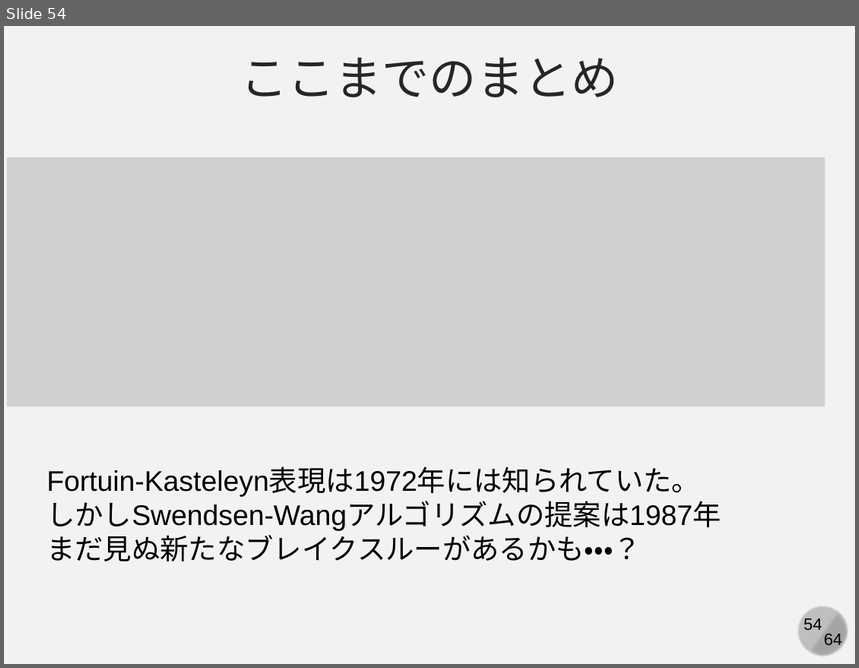
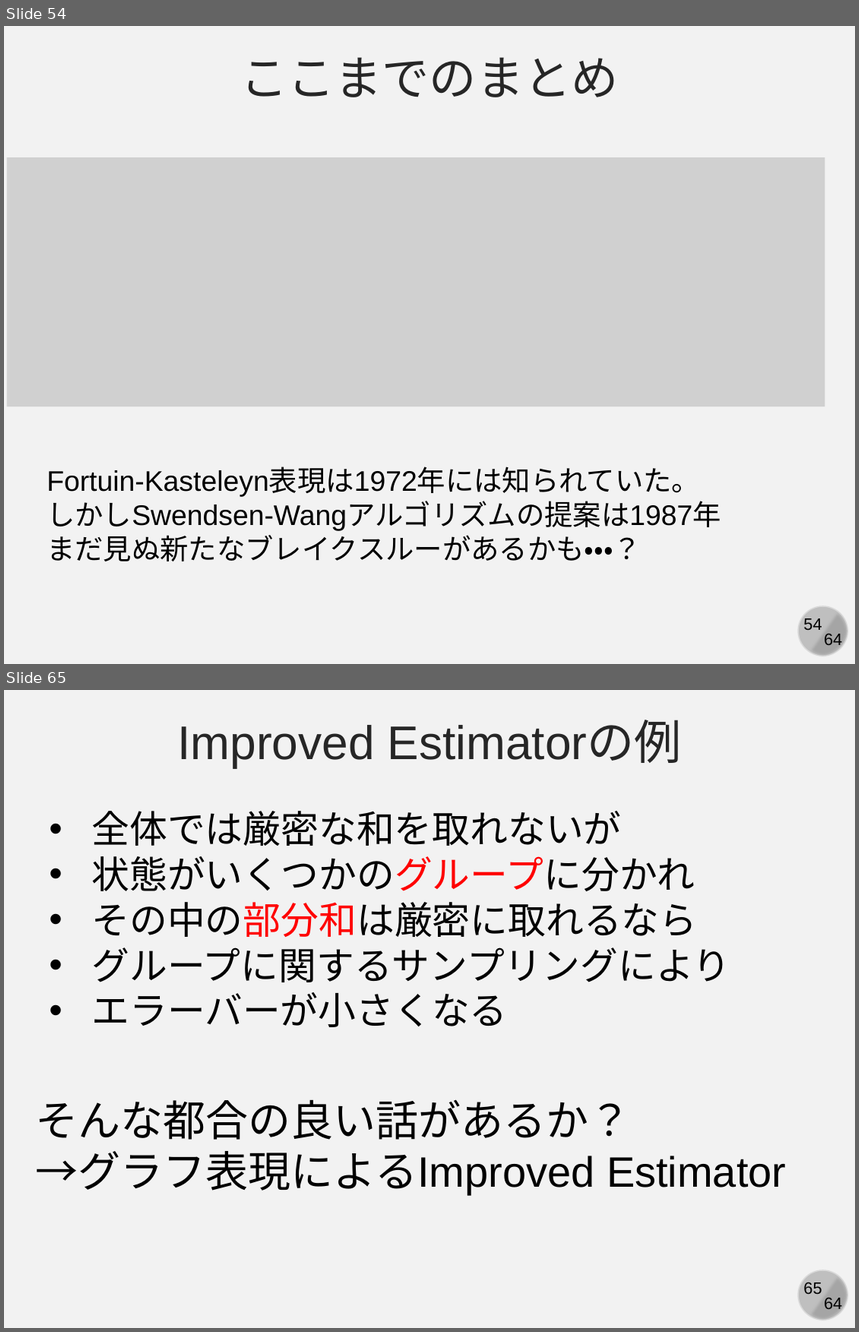
Before and after one commit to kaityo256/simulation_engineering, a slide deck: 04_mc_advanced/simulation04.pptx. Shown one above the other, each under a label of ours: slide 54 before the commit, slides 54 and 65 after it; the slides between them are not shown. The pictures are 859x668 and 859x1332 pixels, drawn with LibreOffice and Linux fonts; fonts in the diff are those of the drawing; grey boxes stand for pictures. Boxes give left, top, right and bottom in pixels: in the first picture for what was removed or moved away, otherwise in the second. Text is boxed around its words. In the diff, an @@ line names an element or a change of style, - is before the commit and + after.

```diff
--- a/04_mc_advanced/simulation04.pptx
+++ b/04_mc_advanced/simulation04.pptx
@@ slide 65 added at <box>4,690,855,1328</box>, background #F2F2F2; not listed: 4 template elements that a slide beside it also shows @@
@@ text added at <box>177,721,682,768</box>, 40 pt, text #262626 @@
+Improved Estimatorの例
@@ text added at <box>91,811,731,1027</box>, 32 pt, text #000000 @@
+• 全体では厳密な和を取れないが
+• 状態がいくつかのグループに分かれ
+• その中の部分和は厳密に取れるなら
+• グループに関するサンプリングにより
+• エラーバーが小さくなる
@@ text added at <box>36,1100,786,1196</box>, 36 pt, text #000000 @@
+そんな都合の良い話があるか？
+→グラフ表現によるImproved Estimator
```
Also in this commit, not shown: 14 other slides added, 1 slide removed, 1 other file.
